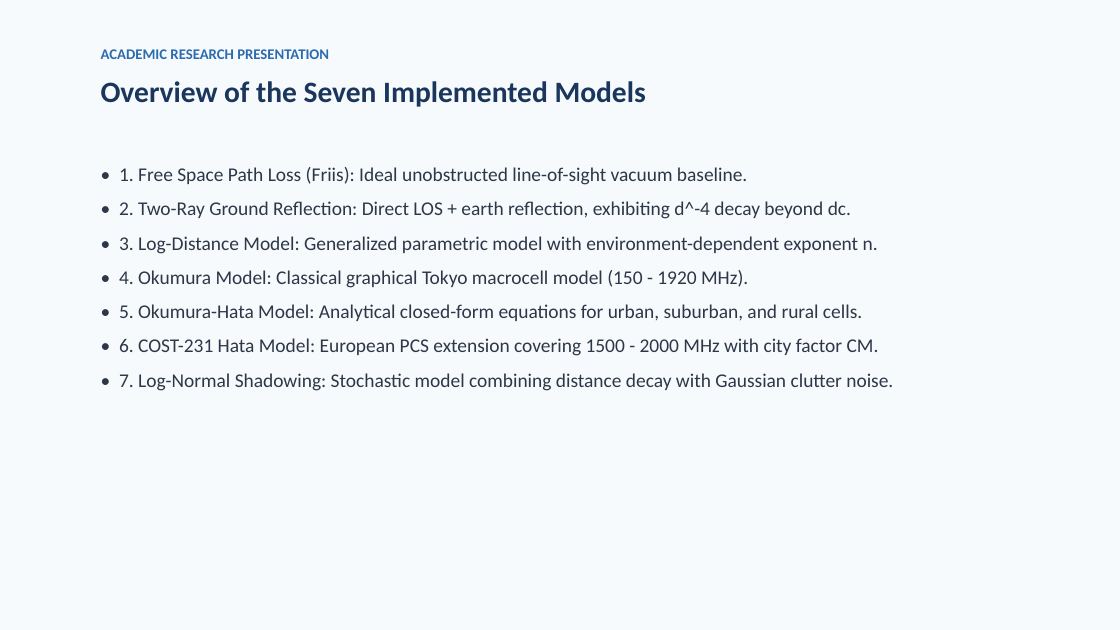
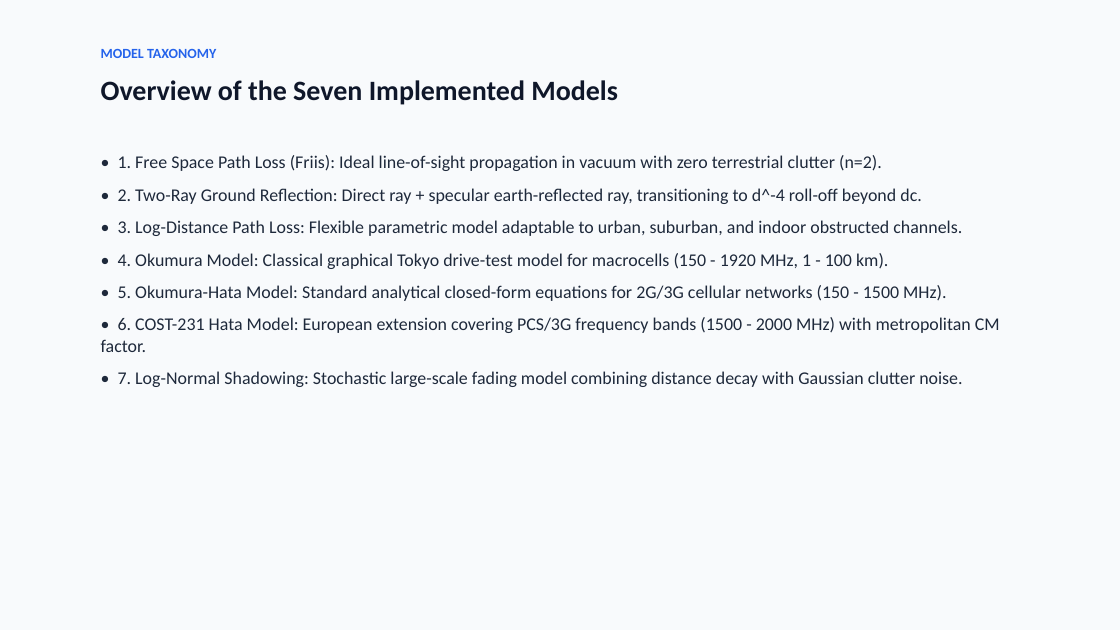
Before and after one commit to Harsh010801/Wireless, a slide deck: slide 6 of outputs/presentation/Wireless_Propagation_Analysis.pptx. Drawn at 1120x630 pixels with LibreOffice and Linux fonts; fonts in the diff are those of the drawing. Boxes give left, top, right and bottom in pixels: in the first picture for what was removed or moved away, otherwise in the second. Text is boxed around its words. In the diff, an @@ line names an element or a change of style, - is before the commit and + after.

```diff
--- a/outputs/presentation/Wireless_Propagation_Analysis.pptx
+++ b/outputs/presentation/Wireless_Propagation_Analysis.pptx
@@ background #F7FAFC to #F8FAFC @@
@@ text at [101, 49, 216, 58]: text changed; size 9.5 to 9 pt; text colour #2B6CB0 to #2563EB @@
-ACADEMIC RESEARCH PRESENTATION
+MODEL TAXONOMY
@@ text "Overview of the Seven Implemented ..." at [101, 80, 618, 105]: size 19 to 18 pt, text colour #1A365D to #0F172A @@
@@ text at [101, 155, 1000, 387]: text changed; size 12.5 to 11.5 pt; text colour #2D3748 to #1E293B @@
-• 1. Free Space Path Loss (Friis): Ideal unobstructed line-of-sight vacuum baseline.
-• 2. Two-Ray Ground Reflection: Direct LOS + earth reflection, exhibiting d^-4 decay beyond dc.
-• 3. Log-Distance Model: Generalized parametric model with environment-dependent exponent n.
-• 4. Okumura Model: Classical graphical Tokyo macrocell model (150 - 1920 MHz).
-• 5. Okumura-Hata Model: Analytical closed-form equations for urban, suburban, and rural cells.
-• 6. COST-231 Hata Model: European PCS extension covering 1500 - 2000 MHz with city factor CM.
-• 7. Log-Normal Shadowing: Stochastic model combining distance decay with Gaussian clutter noise.
+• 1. Free Space Path Loss (Friis): Ideal line-of-sight propagation in vacuum with zero terrestrial clutter (n=2).
+• 2. Two-Ray Ground Reflection: Direct ray + specular earth-reflected ray, transitioning to d^-4 roll-off beyond dc.
+• 3. Log-Distance Path Loss: Flexible parametric model adaptable to urban, suburban, and indoor obstructed channels.
+• 4. Okumura Model: Classical graphical Tokyo drive-test model for macrocells (150 - 1920 MHz, 1 - 100 km).
+• 5. Okumura-Hata Model: Standard analytical closed-form equations for 2G/3G cellular networks (150 - 1500 MHz).
+• 6. COST-231 Hata Model: European extension covering PCS/3G frequency bands (1500 - 2000 MHz) with metropolitan CM factor.
+• 7. Log-Normal Shadowing: Stochastic large-scale fading model combining distance decay with Gaussian clutter noise.
```
Also in this commit, not shown: 13 other slides changed, 6 slides added, 2 slides removed, 3 other files.
